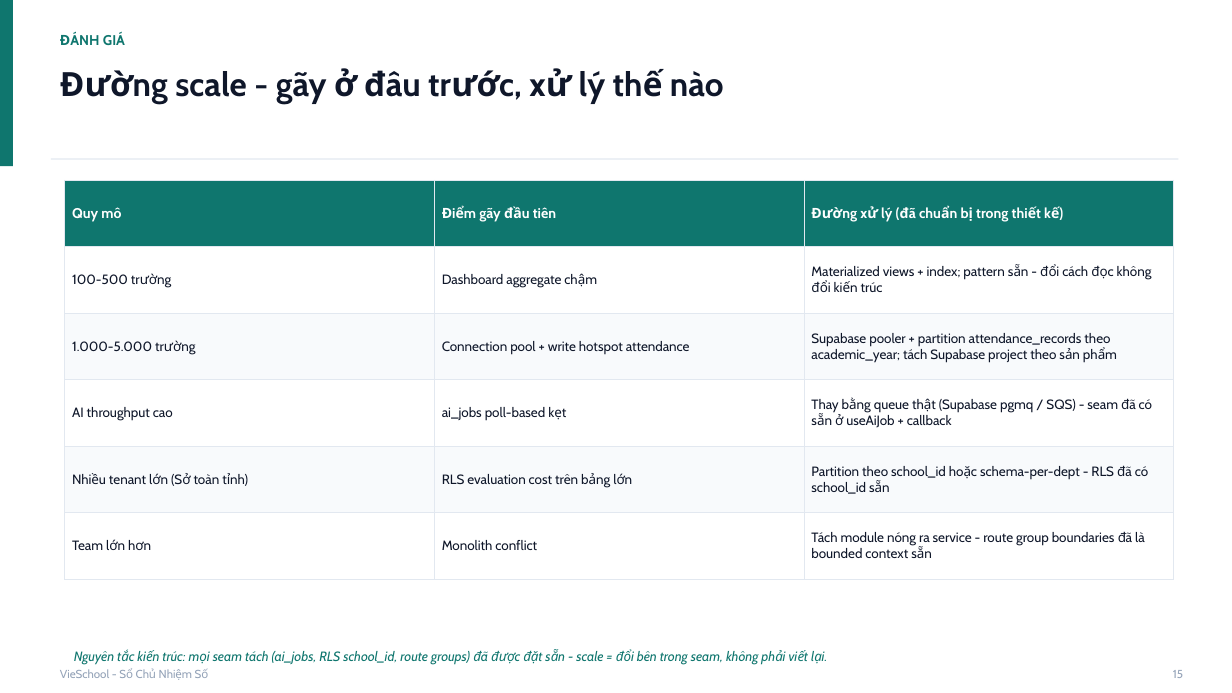
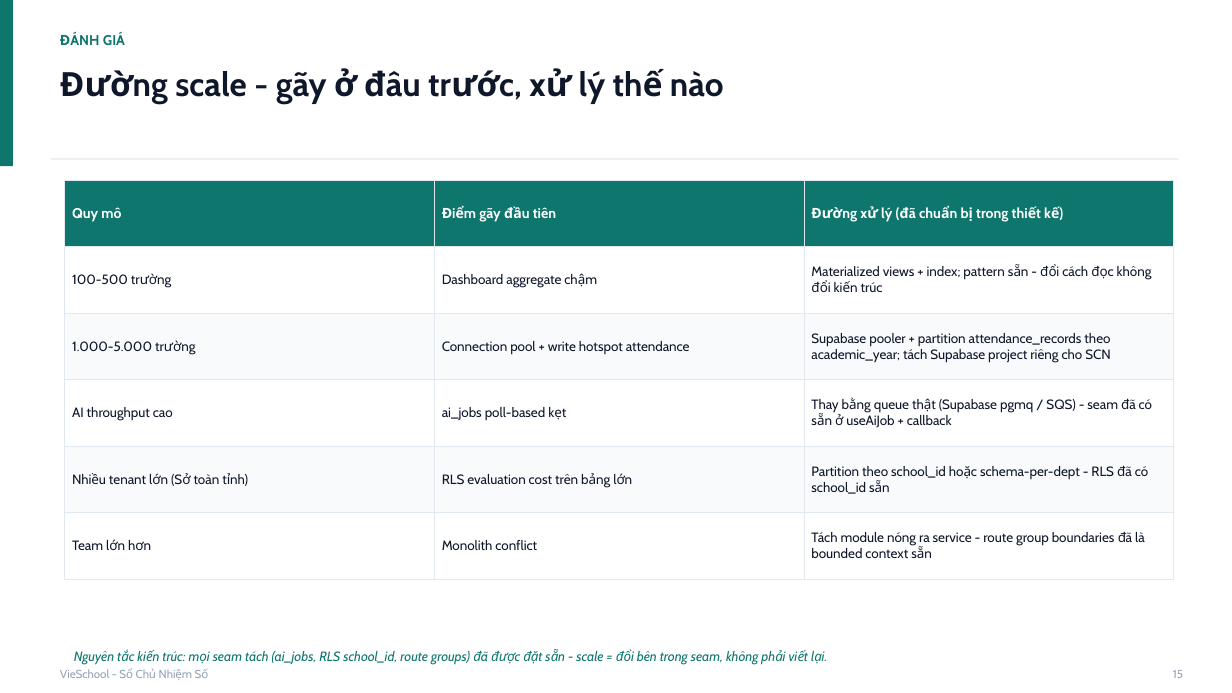
Before and after one commit to saintzzz/so-chu-nhiem-so, a slide deck: slide 19 of docs/handover/KIEN-TRUC-HE-THONG.pptx. Drawn at 1232x693 pixels with LibreOffice and Linux fonts; fonts in the diff are those of the drawing. Boxes give left, top, right and bottom in pixels: in the first picture for what was removed or moved away, otherwise in the second. Text is boxed around its words. In the diff, an @@ line names an element or a change of style, - is before the commit and + after.

```diff
--- a/docs/handover/KIEN-TRUC-HE-THONG.pptx
+++ b/docs/handover/KIEN-TRUC-HE-THONG.pptx
@@ table at box(65, 180, 1174, 562) @@
-row 3, column 3: Supabase pooler + partition attendance_records theo academic_year; tách Supabase project theo sản phẩm
+row 3, column 3: Supabase pooler + partition attendance_records theo academic_year; tách Supabase project riêng cho SCN
```
Also in this commit, not shown: 5 other slides changed, 1 other file.
